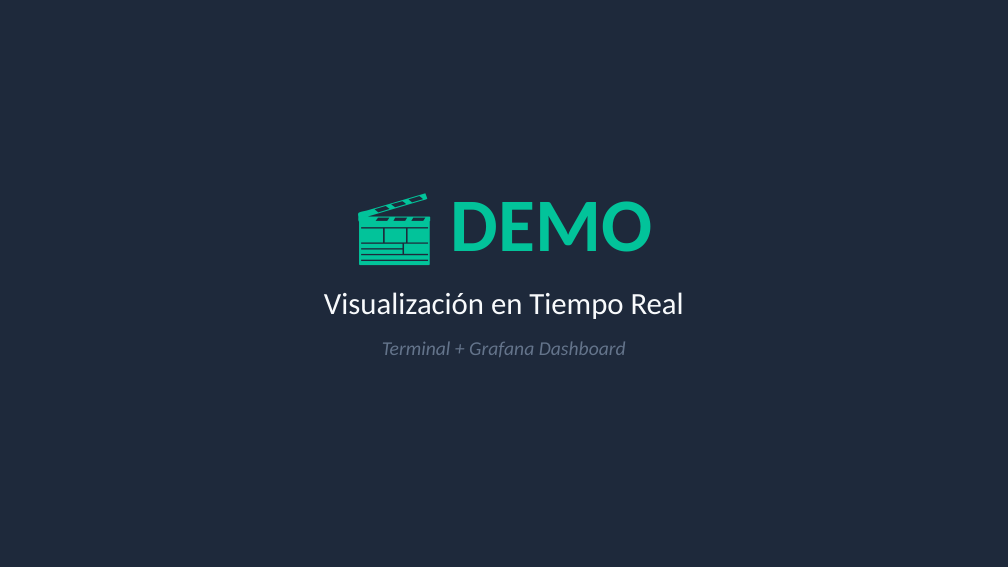
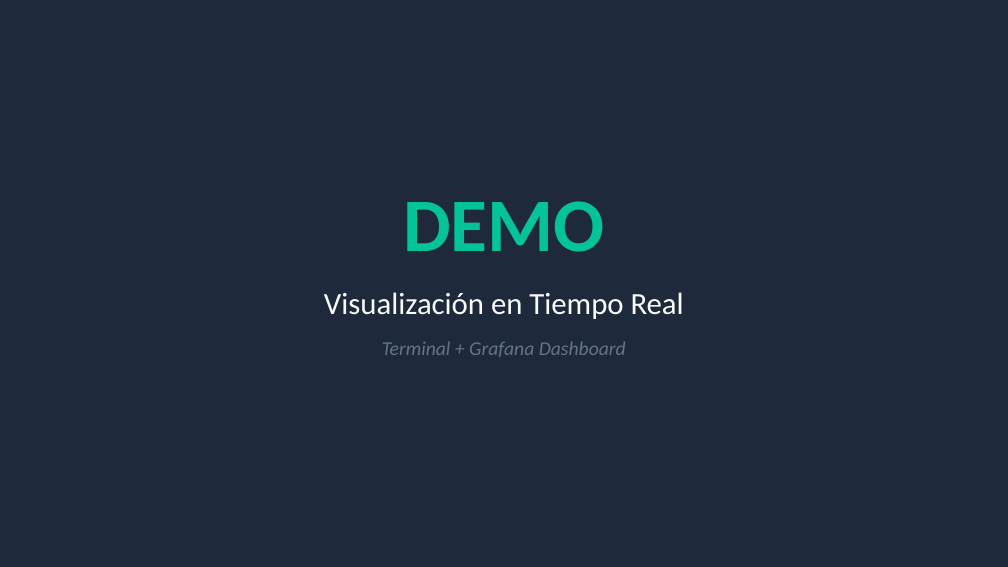
Before and after one commit to Jon8a/proyecto-iot, a slide deck: slide 13 of Presentacion_IoT_Completa.pptx. Drawn at 1008x567 pixels with LibreOffice and Linux fonts; fonts in the diff are those of the drawing. Boxes give left, top, right and bottom in pixels: in the first picture for what was removed or moved away, otherwise in the second. Text is boxed around its words. In the diff, an @@ line names an element or a change of style, - is before the commit and + after.

```diff
--- a/Presentacion_IoT_Completa.pptx
+++ b/Presentacion_IoT_Completa.pptx
@@ text at box(403, 201, 605, 252): text changed @@
-🎬 DEMO
+DEMO
```
Also in this commit, not shown: 3 other slides changed, 2 slides removed, 4 other files.
